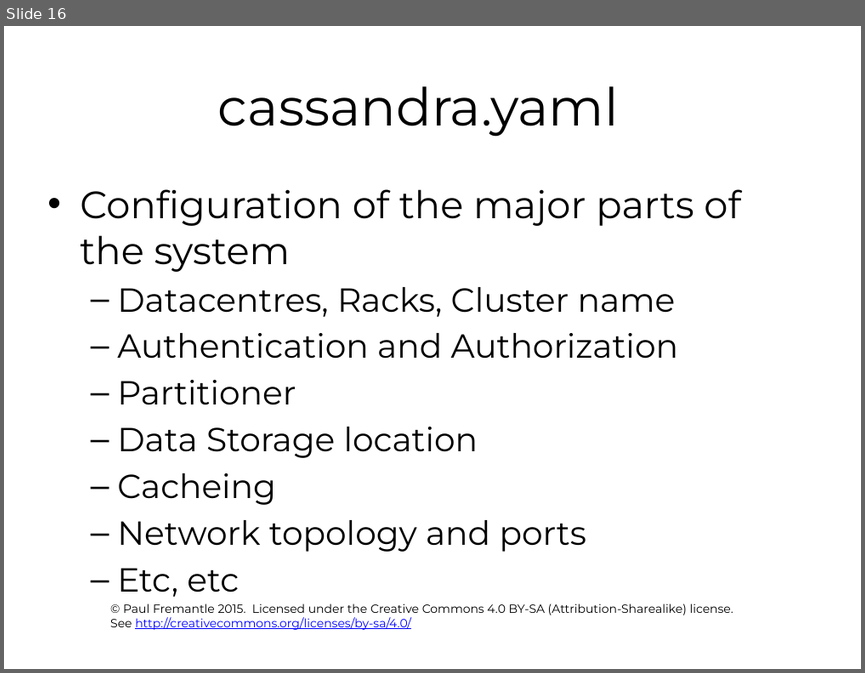
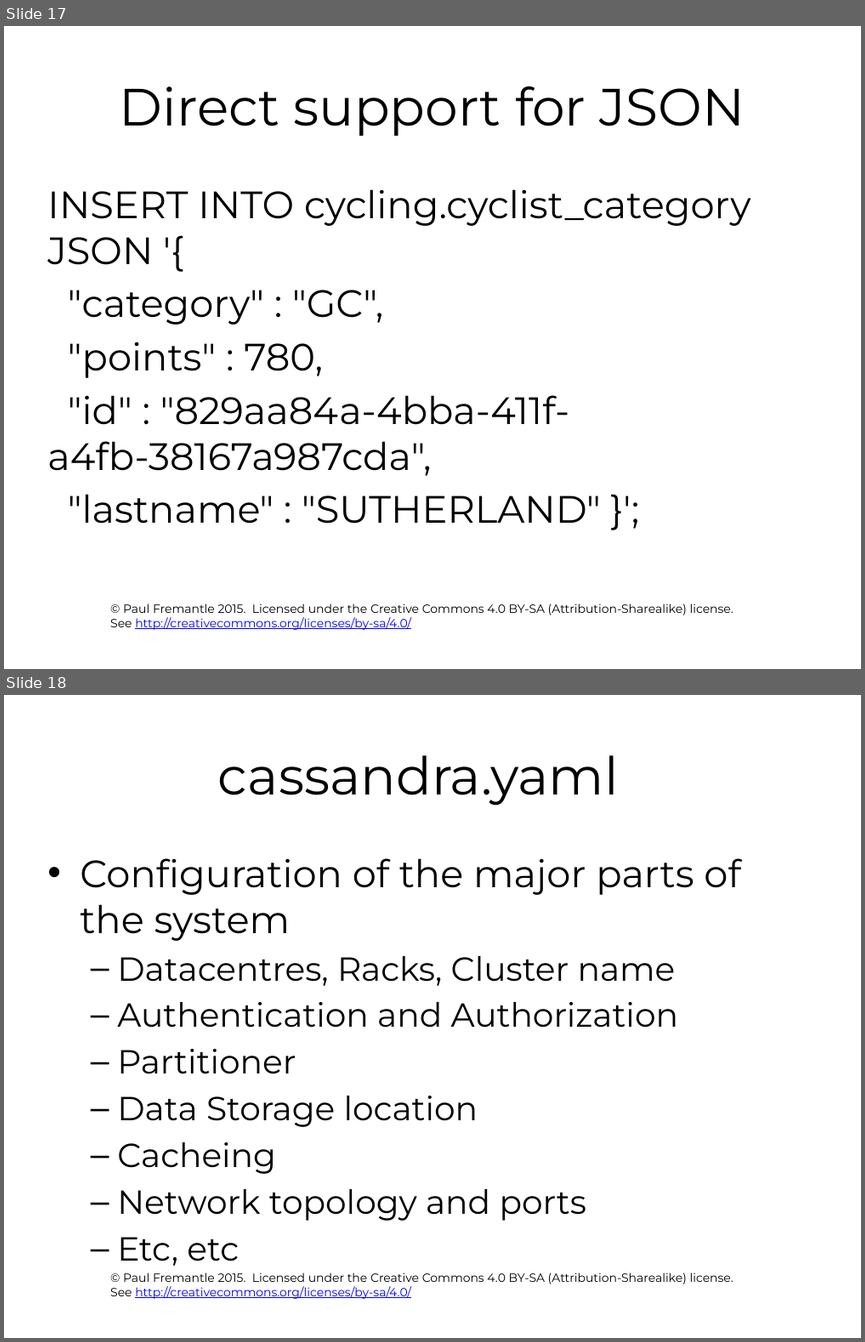
Before and after one commit to pzfreo/ox-clo, a slide deck: pres-source/09-Cassandra.pptx. Shown one above the other, each under a label of ours: slide 16 before the commit, slides 17 and 18 after it. The pictures are 865x673 and 865x1342 pixels, drawn with LibreOffice and Linux fonts; fonts in the diff are those of the drawing; background and template pictures are left out. Boxes give left, top, right and bottom in pixels: in the first picture for what was removed or moved away, otherwise in the second. Text is boxed around its words. In the diff, an @@ line names an element or a change of style, - is before the commit and + after.

```diff
--- a/pres-source/09-Cassandra.pptx
+++ b/pres-source/09-Cassandra.pptx
@@ slide 17 added at (x1=4, y1=26, x2=861, y2=669), background #FFFFFF; not listed: 1 template element that a slide beside it also shows @@
@@ title added at (x1=120, y1=86, x2=744, y2=136), 44 pt, text #000000 @@
+Direct support for JSON
@@ text added at (x1=47, y1=189, x2=751, y2=523), 32 pt, text #000000 @@
+INSERT INTO cycling.cyclist_category JSON '{
+"category" : "GC",
+"points" : 780,
+"id" : "829aa84a-4bba-411f-a4fb-38167a987cda",
+"lastname" : "SUTHERLAND" }';
@@ what was slide 16 is now slide 18 @@
```
Also in this commit, not shown: 1 other slide added, 1 other file.
